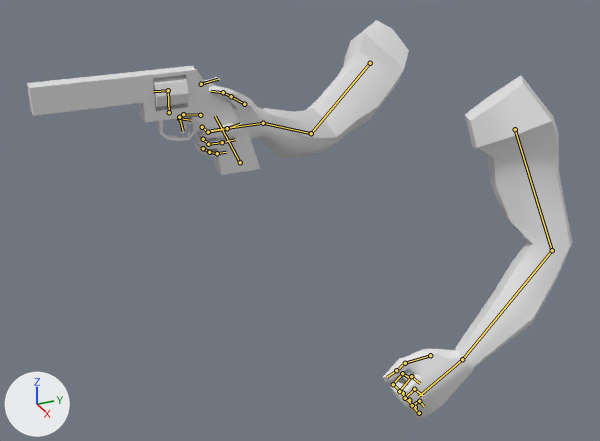
Renders of the Blender file BlenderTutorial/Arms.blend from each side of a commit.
Both versions are drawn from a 50 mm lens placed at (2.45, -1.625, 0.818), pointed at (0.096, -0.566, -0.359). The lights are fixed; the arrows at lower left show +X, +Y and +Z. The first picture is the older version. Both versions are drawn at frame 0 of the action 'RevolverAimFire'; the numbers are the values there. The bones that bend it are drawn over the model as lines.

Objects in the first picture: 'armMesh', 'gunCylinderMesh', 'gunHammerMesh', 'gunMesh', 'gunTriggerMesh'.
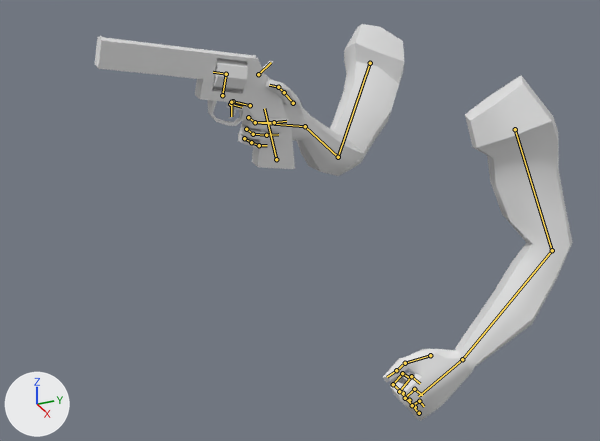
What differs and where, as boxes (x1, y1, x2, y2) in the pictures (600 x 441 px):
```json
{"object": "armMesh", "change": "posed", "before": [177, 20, 573, 421], "after": [227, 24, 573, 421], "on screen": "13% narrower"}
{"object": "gunMesh", "change": "posed", "before": [27, 66, 260, 175], "after": [95, 36, 295, 169], "on screen": "14% narrower, 22% taller"}
{"object": "gunCylinderMesh", "change": "posed", "before": [153, 75, 189, 108], "after": [213, 58, 248, 91]}
{"object": "gunTriggerMesh", "change": "posed", "before": [176, 104, 187, 133], "after": [227, 90, 242, 118]}
{"object": "gunHammerMesh", "change": "posed", "before": [204, 77, 221, 84], "after": [262, 61, 273, 72]}
{"bone": "thumb.2.l", "before": "(223, 92) to (211, 91)", "after": "(278, 87) to (269, 85)"}
{"bone": "forearm.l.002", "before": "(201, 84) to (218, 79)", "after": "(258, 74) to (271, 62)"}
```

Edits to the scene script, one JSON object a line:
```json
{"block": "bone_thumb_2_l", "where": "bone_thumb_2_l = bpy.data.objects['Armature'].pose.bones['thumb.2.l']  # child of 'thumb.1.l'"}
{"op": "set", "path": "bone_thumb_2_l.rotation_quaternion", "old": "(0.874, 0.274, -0.051, -0.397)", "new": "(0.91, 0.105, 0.024, -0.4)", "note": "degrees (32, 7, -47) -> degrees (10, 7, -47)"}
{"block": "bone_forearm_l_002", "where": "bone_forearm_l_002 = bpy.data.objects['Armature'].pose.bones['forearm.l.002']  # child of 'gunRoot'"}
{"op": "set", "path": "bone_forearm_l_002.rotation_quaternion", "old": "(0.941, 0.338, 0.0, 0.0)", "new": "(1.0, 0.0, 0.0, 0.0)", "note": "degrees (40, 0, 0) -> degrees (0, 0, 0)"}
{"block": "bone_ik_controller_elbow_l", "where": "bone_ik_controller_elbow_l = bpy.data.objects['Armature'].pose.bones['ik.controller.elbow.l']  # child of 'root'"}
{"op": "set", "path": "bone_ik_controller_elbow_l.location", "old": "(-0.415, -0.228, -0.093)", "new": "(-0.415, -0.381, -0.125)"}
{"op": "set", "path": "bone_ik_controller_elbow_l.rotation_quaternion", "old": "(0.708, 0.0, 0.706, -0.001)", "new": "(0.704, 0.073, 0.703, 0.073)", "note": "degrees (-34, 90, -34) -> degrees (89, 78, 89)"}
```
